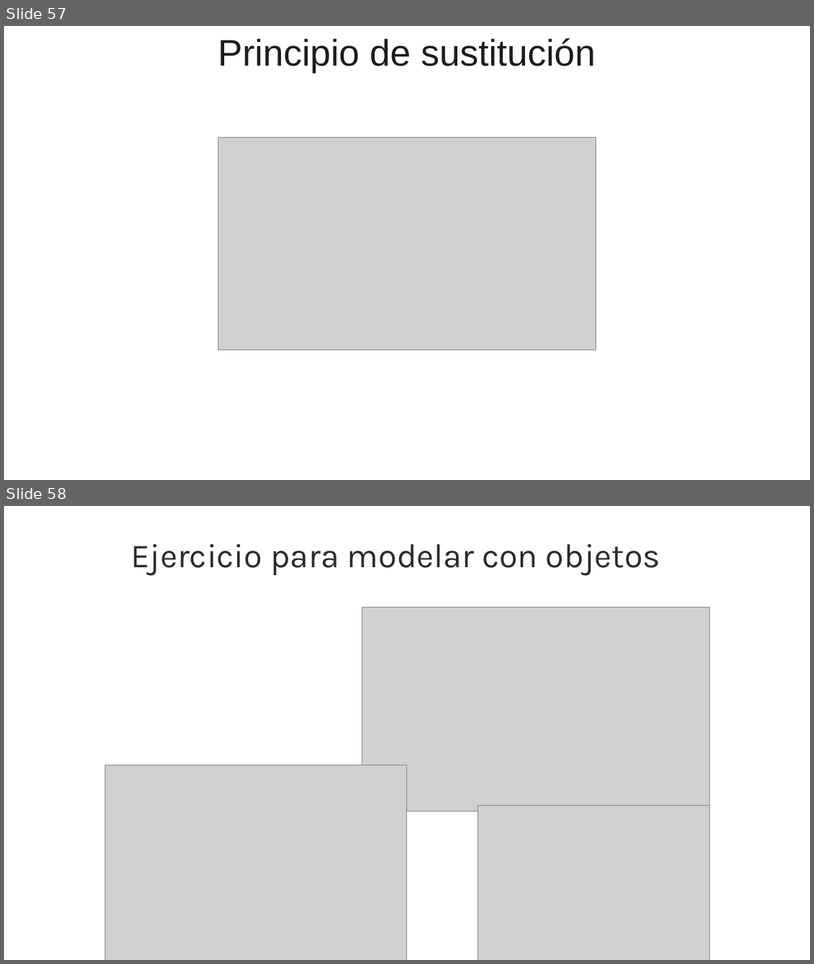
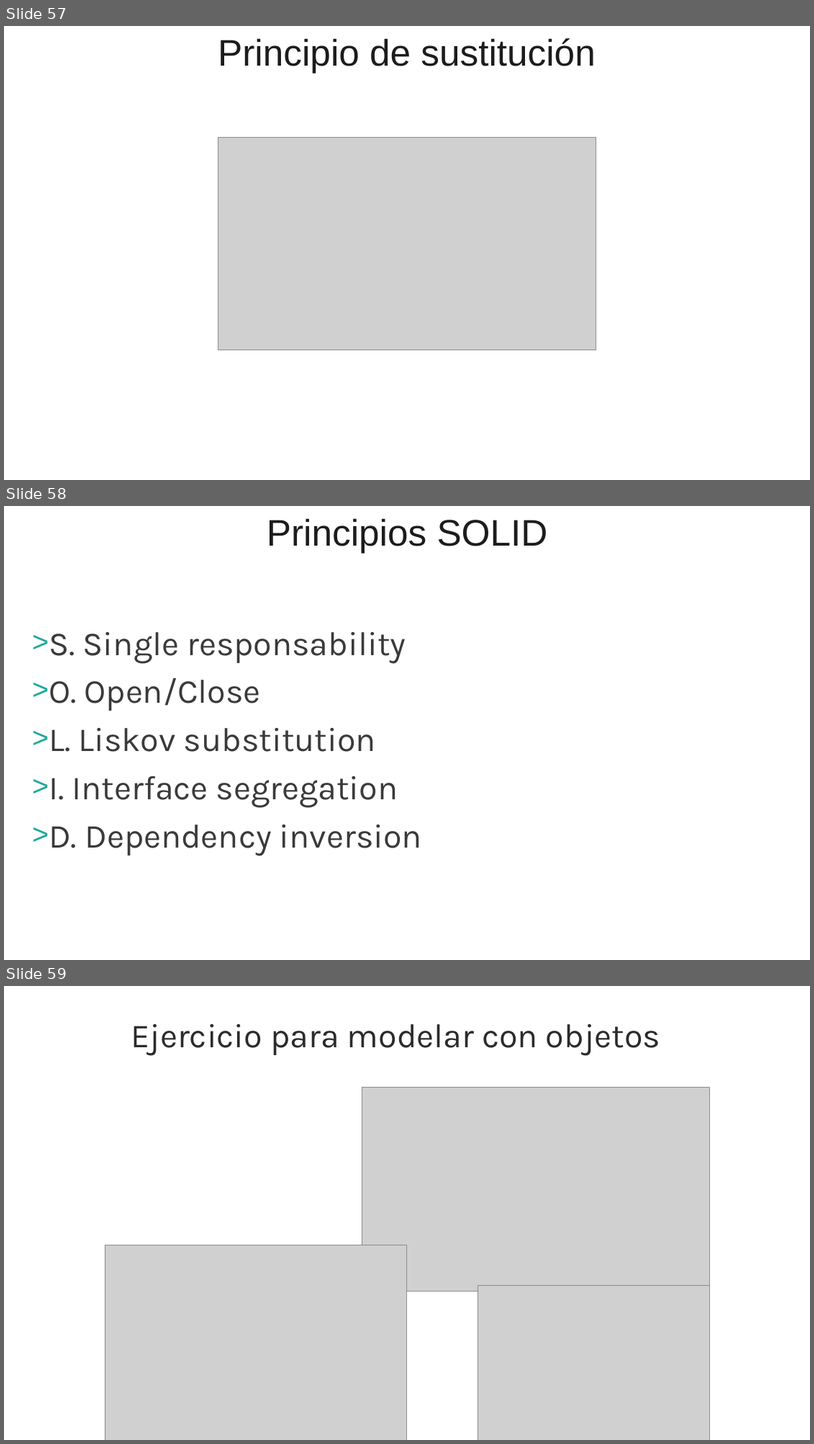
Before and after one commit to hexacta/HexactaLabs-NET, a slide deck: Presentaciones/4 - Programacion Orientada a Objetos.pptx. Shown one above the other, each under a label of ours: slides 57 and 58 before the commit, slides 57, 58 and 59 after it. The pictures are 814x964 and 814x1444 pixels, drawn with LibreOffice and Linux fonts; fonts in the diff are those of the drawing; grey boxes stand for pictures; background and template pictures are left out. Boxes give left, top, right and bottom in pixels: in the first picture for what was removed or moved away, otherwise in the second. Text is boxed around its words. In the diff, an @@ line names an element or a change of style, - is before the commit and + after.

Commit message:
Se agrega diapositiva con los principios SOLID en la presentacion de POO

```diff
--- a/Presentaciones/4 - Programacion Orientada a Objetos.pptx
+++ b/Presentaciones/4 - Programacion Orientada a Objetos.pptx
@@ slide 58 added at [4, 506, 810, 960], background picture (left out) @@
@@ text added at [267, 518, 548, 553], 44 pt, text #1C1C1C @@
+Principios SOLID
@@ text added at [49, 632, 422, 855], 40 pt, text #3A3A3A @@
+> S. Single responsability
+> O. Open/Close
+> L. Liskov substitution
+> I. Interface segregation
+> D. Dependency inversion
@@ what was slide 58 is now slide 59 @@
```
